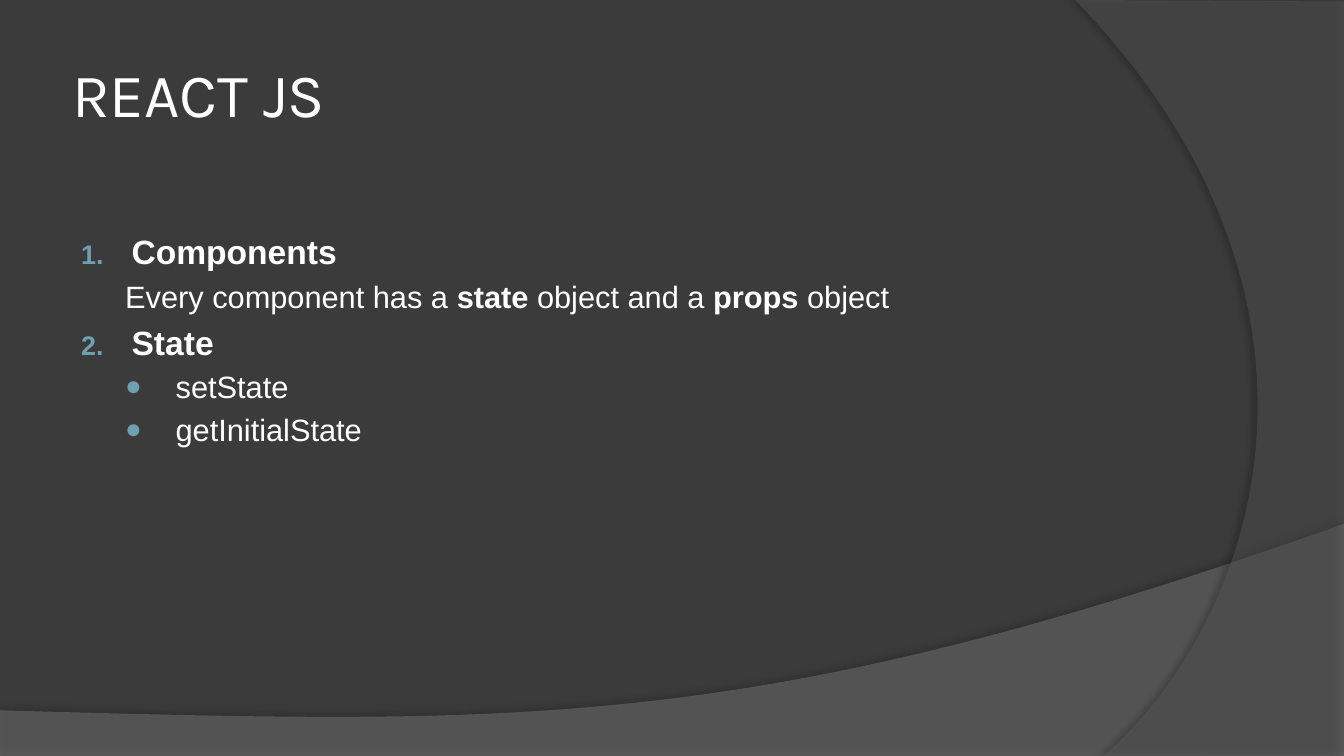
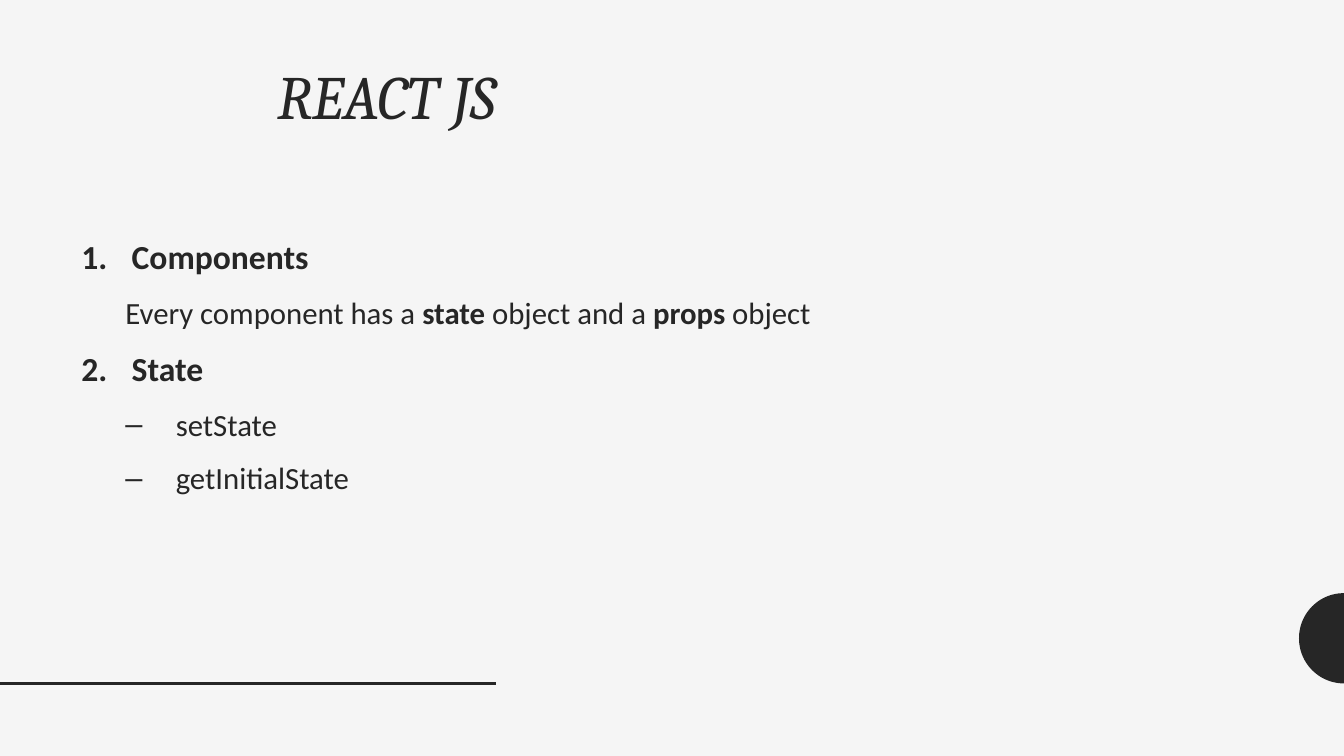
Before and after one commit to cthanhnguyen/ReactApp, a slide deck: slide 20 of Document/React Presentation.pptx (slide 6 before the commit). Drawn at 1344x756 pixels with LibreOffice and Linux fonts; fonts in the diff are those of the drawing. Boxes give left, top, right and bottom in pixels: in the first picture for what was removed or moved away, otherwise in the second. Text is boxed around its words. In the diff, an @@ line names an element or a change of style, - is before the commit and + after.

```diff
--- a/Document/React Presentation.pptx
+++ b/Document/React Presentation.pptx
@@ background #3B3B3B to #F5F5F5 @@
@@ freeform shape removed at bbox=[1076, 0, 1344, 756] @@
@@ title "REACT JS": place and size @@
-title "REACT JS" at bbox=[72, 77, 325, 118]
+title "REACT JS" at bbox=[277, 77, 496, 130]
@@ title "REACT JS" at bbox=[277, 77, 496, 130]: font Karla to Cambria, text colour #FFFFFF to #262626, italic on; alignment left to right; line spacing 1 to 0.9; vertical alignment middle to top @@
@@ text "Components" at bbox=[125, 247, 810, 495]: font Arial to Calibri, text colour #FFFFFF to #262626; line spacing 1 to 1.12; more space between paragraphs; bullet ● to – @@
@@ freeform shape removed at bbox=[0, 524, 1344, 756] @@
@@ freeform shape added at bbox=[1300, 593, 1344, 684], fill #262626 @@
@@ line added from (0, 684) to (496, 684), #262626 2 pt @@
```
Also in this commit, not shown: 29 other slides changed, 14 slides added.
